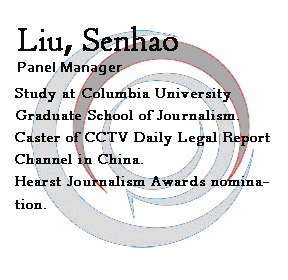
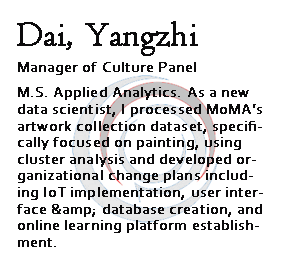
Comparing the layer stacks of the two (288, 280) images. Changes:
painted on "Name" over (17, 21, 198, 56)
painted on "Position" over (20, 62, 196, 75)
painted on "detail" over (15, 87, 270, 247)
painted on "图层 0" over (15, 21, 270, 248)
